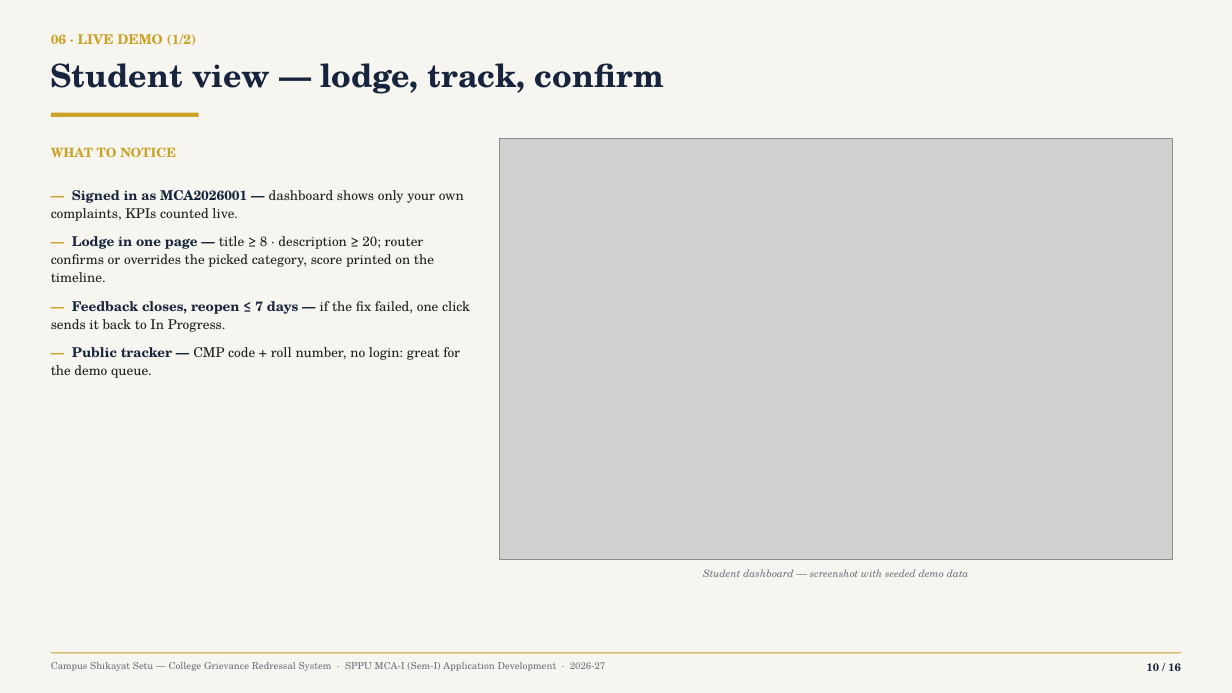
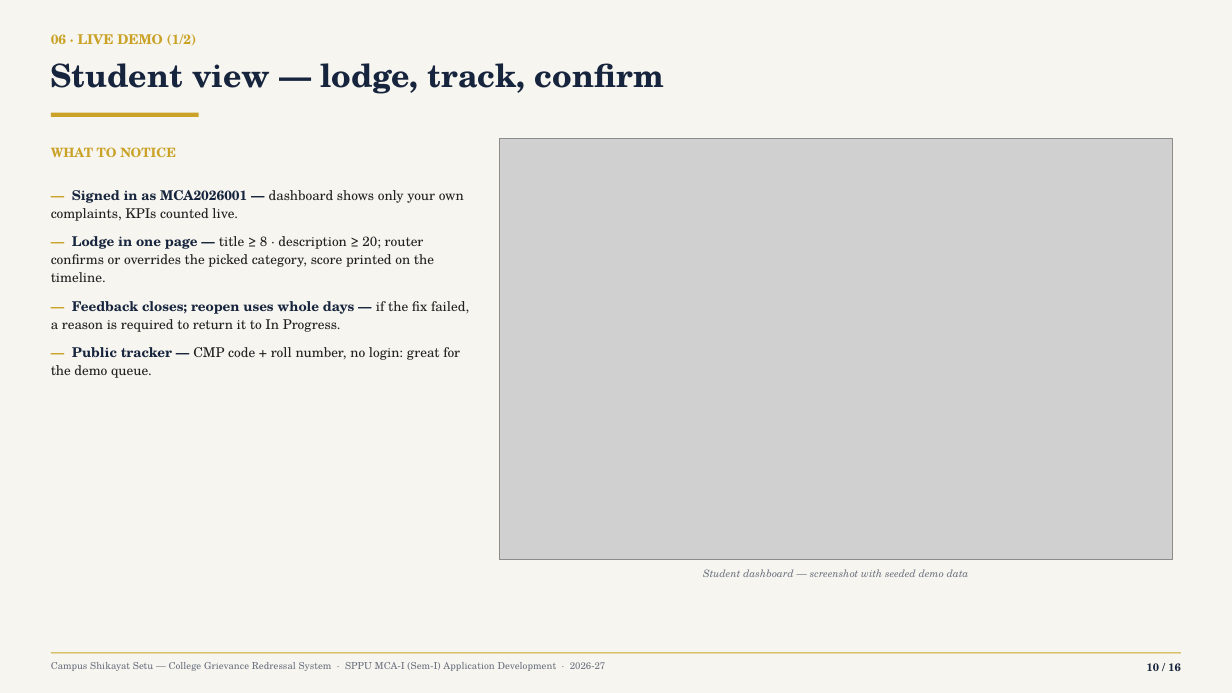
Before and after one commit to Yashwant-git392/Yashwant-git392, a slide deck: slide 10 of shikayat-setu/presentation/CampusShikayatSetu_MCA-Mini-Project_Review.pptx. Drawn at 1232x693 pixels with LibreOffice and Linux fonts; fonts in the diff are those of the drawing; grey boxes stand for pictures. Boxes give left, top, right and bottom in pixels: in the first picture for what was removed or moved away, otherwise in the second. Text is boxed around its words. In the diff, an @@ line names an element or a change of style, - is before the commit and + after.

```diff
--- a/shikayat-setu/presentation/CampusShikayatSetu_MCA-Mini-Project_Review.pptx
+++ b/shikayat-setu/presentation/CampusShikayatSetu_MCA-Mini-Project_Review.pptx
@@ text at <box>51,301,469,332</box>: text changed @@
-— Feedback closes, reopen ≤ 7 days — if the fix failed, one click sends it back to In Progress.
+— Feedback closes; reopen uses whole days — if the fix failed, a reason is required to return it to In Progress.
```
Also in this commit, not shown: 10 other slides changed, 17 other files.
